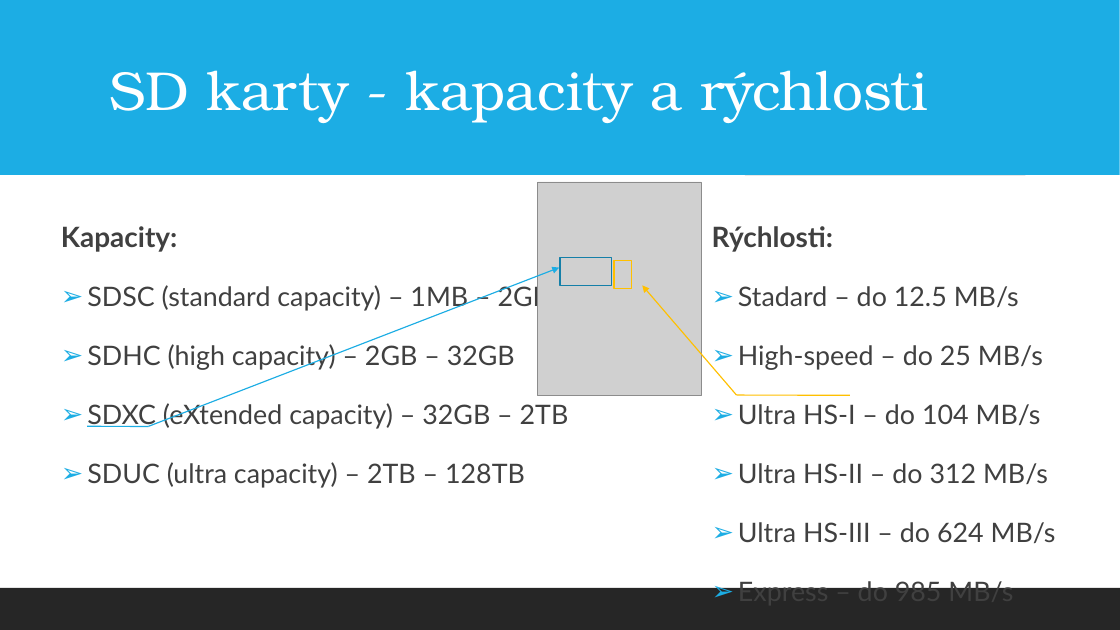
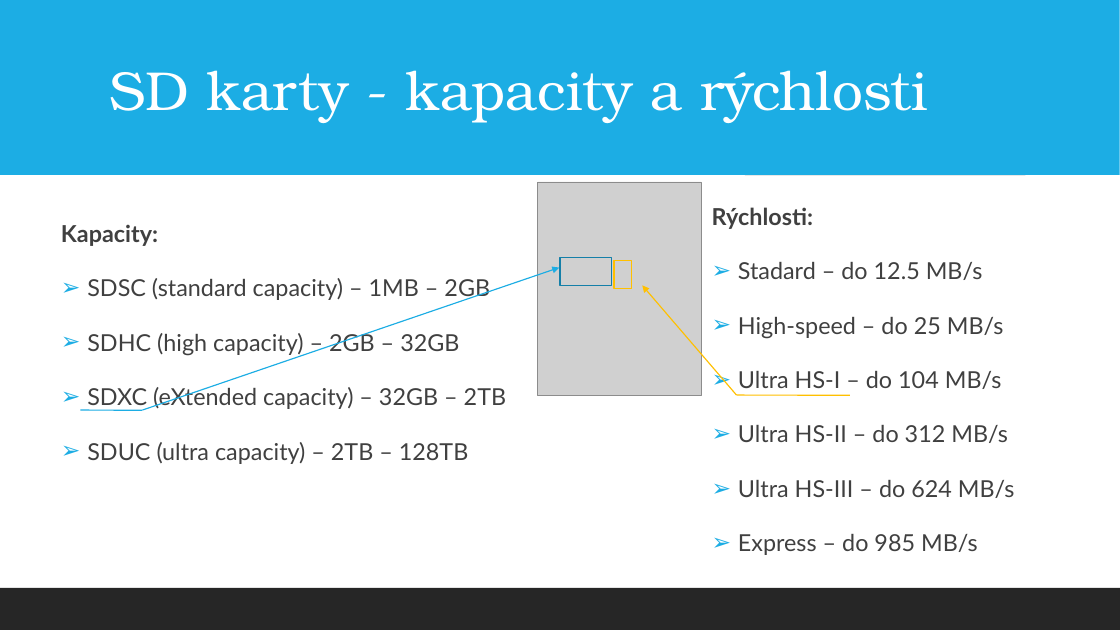
Before and after one commit to Matejejko/Skola, a slide deck: slide 28 of skola/Základy IKT systémov - hardware (ZIH)/Elektronické pamäte 11.2.ppt. Drawn at 1120x630 pixels with LibreOffice and Linux fonts; fonts in the diff are those of the drawing; grey boxes stand for pictures. Boxes give left, top, right and bottom in pixels: in the first picture for what was removed or moved away, otherwise in the second. Text is boxed around its words. In the diff, an @@ line names an element or a change of style, - is before the commit and + after.

```diff
--- a/skola/Základy IKT systémov - hardware (ZIH)/Elektronické pamäte 11.2.ppt
+++ b/skola/Základy IKT systémov - hardware (ZIH)/Elektronické pamäte 11.2.ppt
@@ text "Rýchlosti:": place and size @@
-text "Rýchlosti:" at <box>712,226,1056,588</box>
+text "Rýchlosti:" at <box>712,207,1015,555</box>
@@ text "Rýchlosti:" at <box>712,207,1015,555</box>: size 24 to 20 pt in "Rýchlosti:"; size 23 to 20 pt @@
@@ text "Kapacity:" at <box>61,225,506,464</box>: size 24 to 20 pt in "Kapacity:"; size 23 to 20 pt @@
@@ arrow moved from (149, 427) - (559, 268) to (142, 410) - (559, 268) @@
@@ line moved from (87, 426) - (149, 427) to (81, 410) - (142, 410) @@
```
Also in this commit, not shown: 4 other slides changed, 2 other files.
